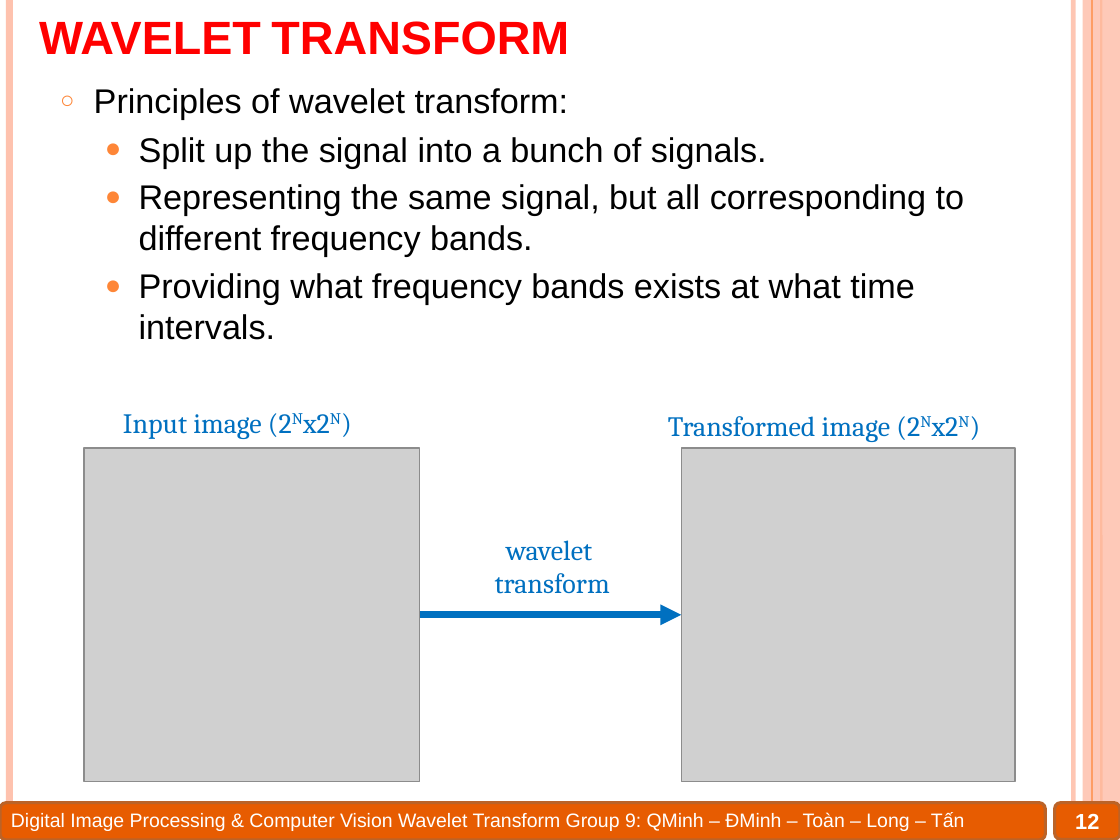
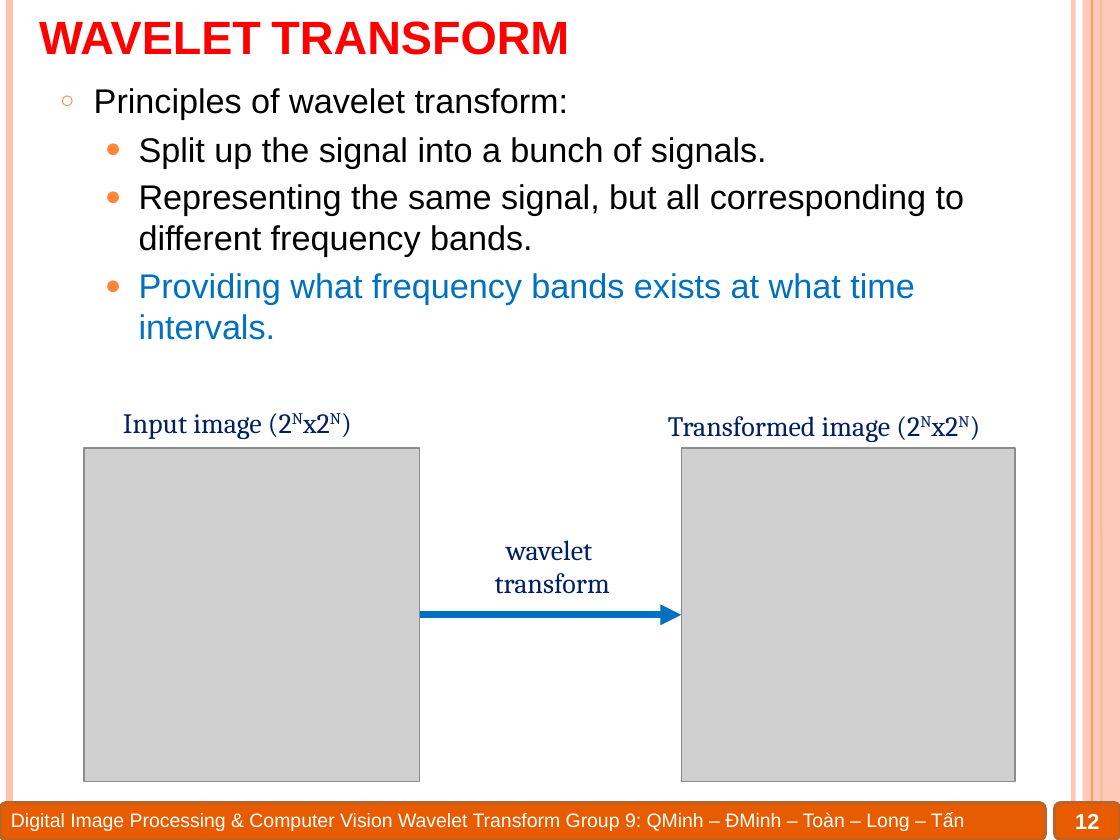
Before and after one commit to Alex7Huynh/dip-g9, a slide deck: slide 12 of 6. PPT/Wavelet transform.pptx. Drawn at 1120x840 pixels with LibreOffice and Linux fonts; fonts in the diff are those of the drawing; grey boxes stand for pictures. Boxes give left, top, right and bottom in pixels: in the first picture for what was removed or moved away, otherwise in the second. Text is boxed around its words. In the diff, an @@ line names an element or a change of style, - is before the commit and + after.

```diff
--- a/6. PPT/Wavelet transform.pptx
+++ b/6. PPT/Wavelet transform.pptx
@@ text at bbox=[139, 273, 915, 340]: text colour #000000 to #0070C0 in "Providing what frequency bands exists at what ..." @@
@@ text colour #0070C0 to #002060 in 3 elements at bbox=[123, 414, 262, 439], bbox=[668, 416, 891, 442], bbox=[495, 540, 610, 594] @@
```
Also in this commit, not shown: 9 other slides changed, 4 other files.
